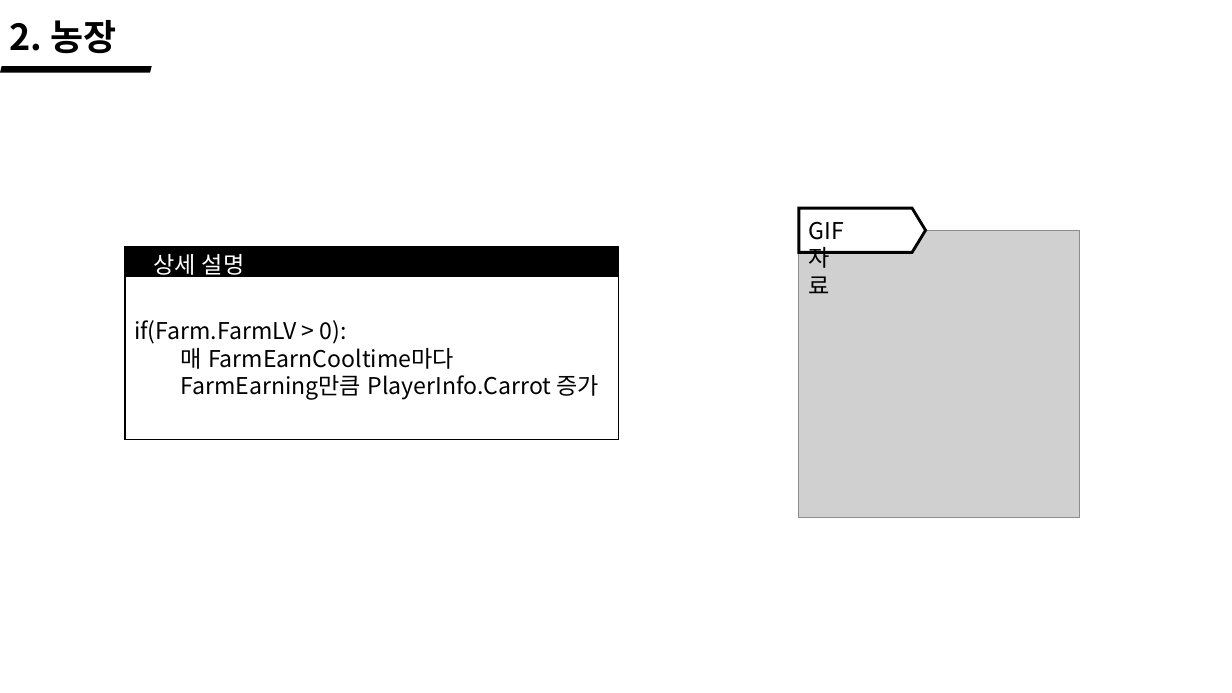
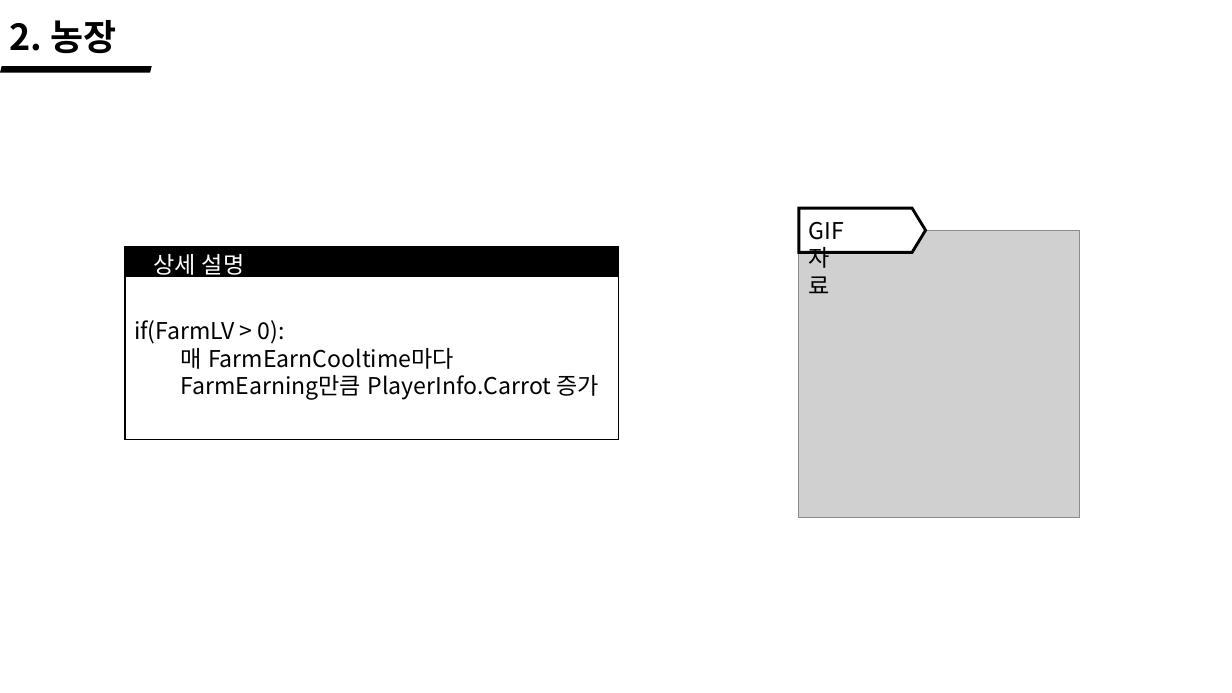
Before and after one commit to wlrud753/CarryCarrot, a slide deck: slide 9 of 기획서/당근키우기 시스템.pptx. Drawn at 1232x693 pixels with LibreOffice and Linux fonts; fonts in the diff are those of the drawing; grey boxes stand for pictures. Boxes give left, top, right and bottom in pixels: in the first picture for what was removed or moved away, otherwise in the second. Text is boxed around its words. In the diff, an @@ line names an element or a change of style, - is before the commit and + after.

```diff
--- a/기획서/당근키우기 시스템.pptx
+++ b/기획서/당근키우기 시스템.pptx
@@ text in rectangle at (134,320,285,344): text changed @@
-if(Farm.FarmLV > 0):
+if(FarmLV > 0):
```
Also in this commit, not shown: 5 other slides changed, 6 slides added, 1 other file.
